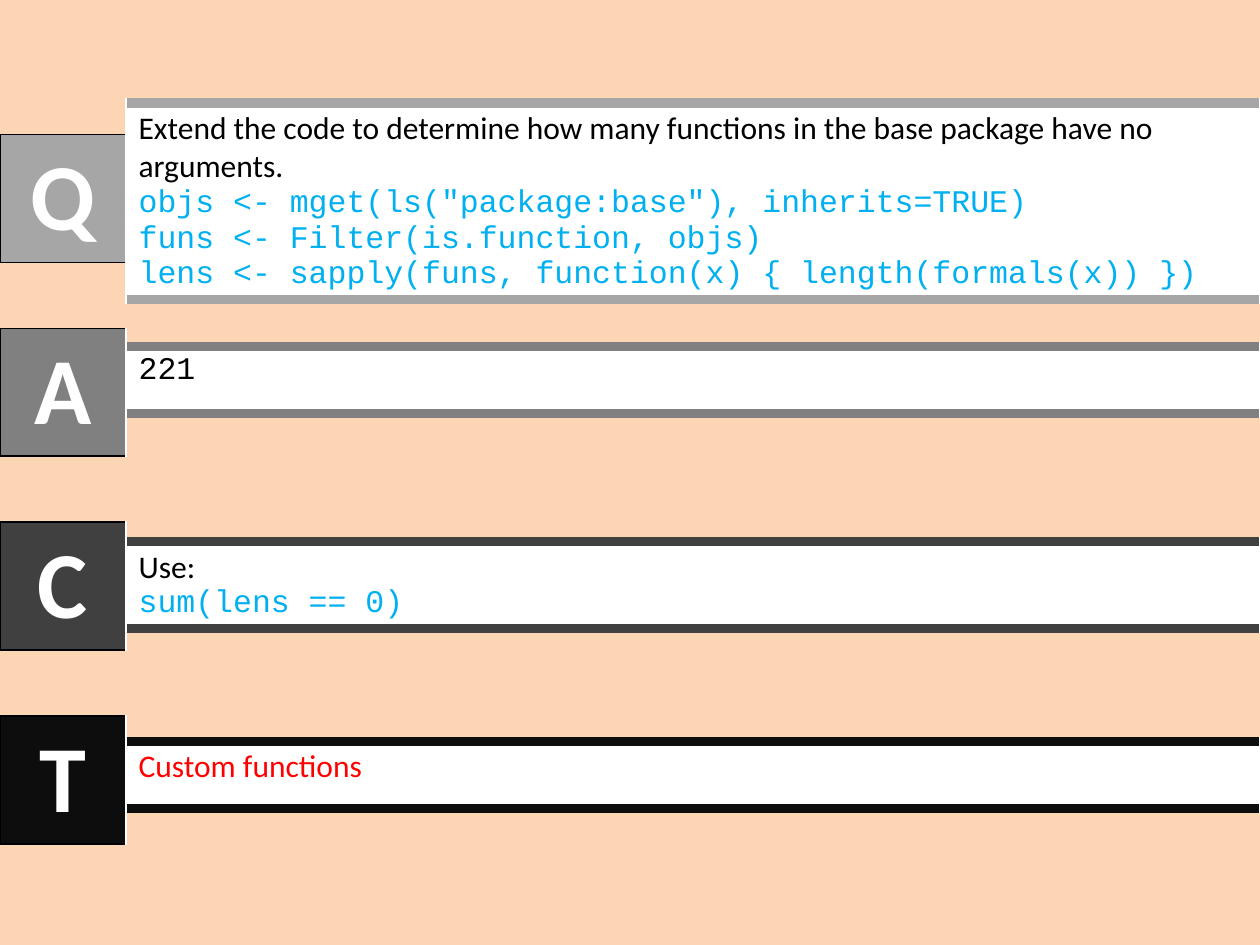
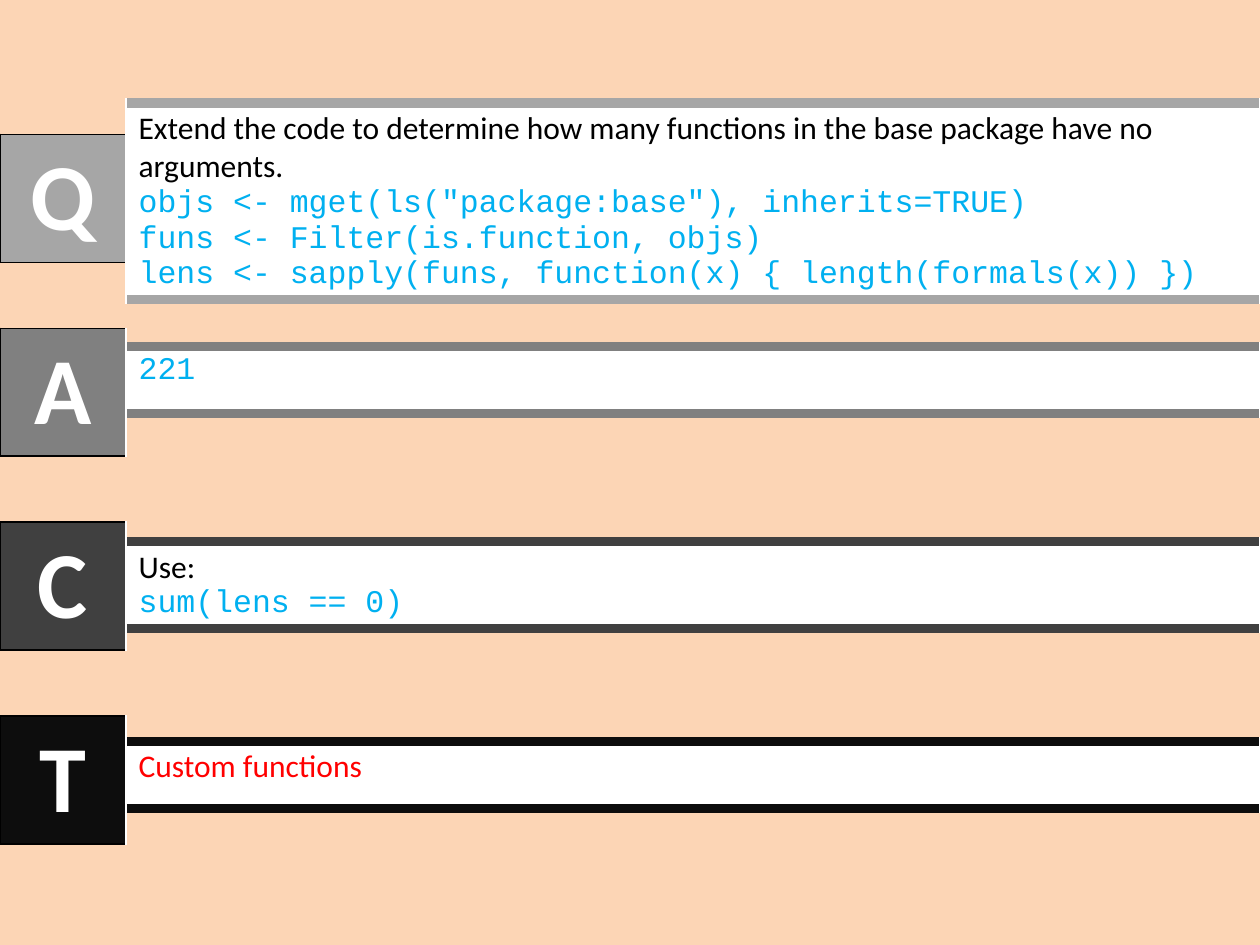
Before and after one commit to sunbee/R-How-To, a slide deck: slide 7 of LearnR Lessons Functions FunctionComponents.pptx. Drawn at 1260x945 pixels with LibreOffice and Linux fonts; fonts in the diff are those of the drawing. Boxes give left, top, right and bottom in pixels: in the first picture for what was removed or moved away, otherwise in the second. Text is boxed around its words. In the diff, an @@ line names an element or a change of style, - is before the commit and + after.

```diff
--- a/LearnR Lessons Functions FunctionComponents.pptx
+++ b/LearnR Lessons Functions FunctionComponents.pptx
@@ table at [126, 346, 1260, 413] @@
@@ text colour #000000 to #00B0F0 @@
```
Also in this commit, not shown: 3 other slides changed, 9 slides added, 4 other files.
